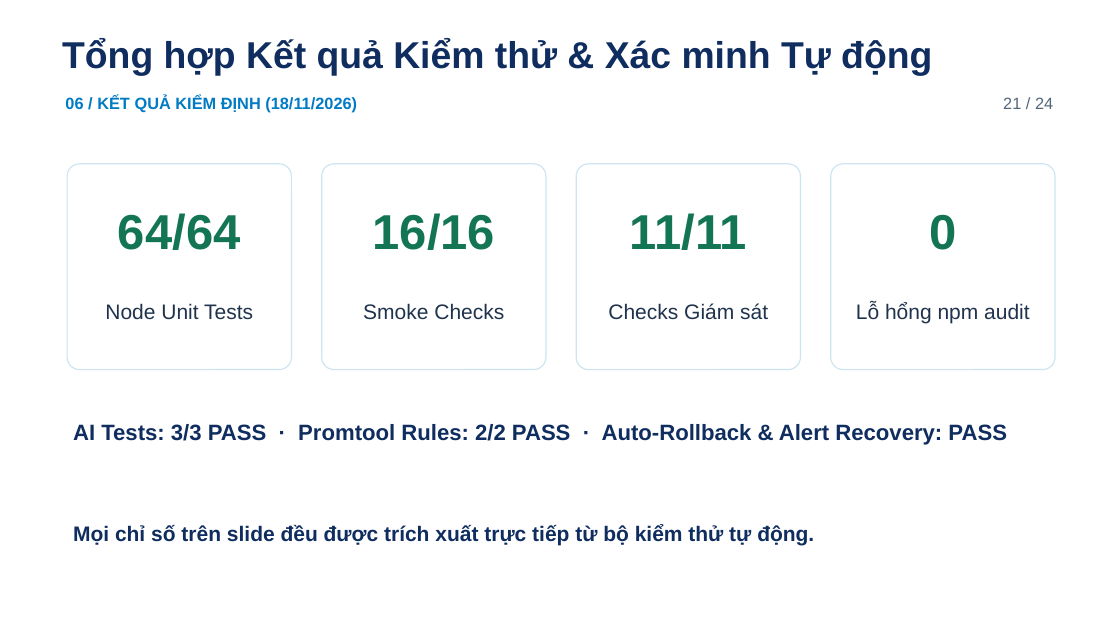
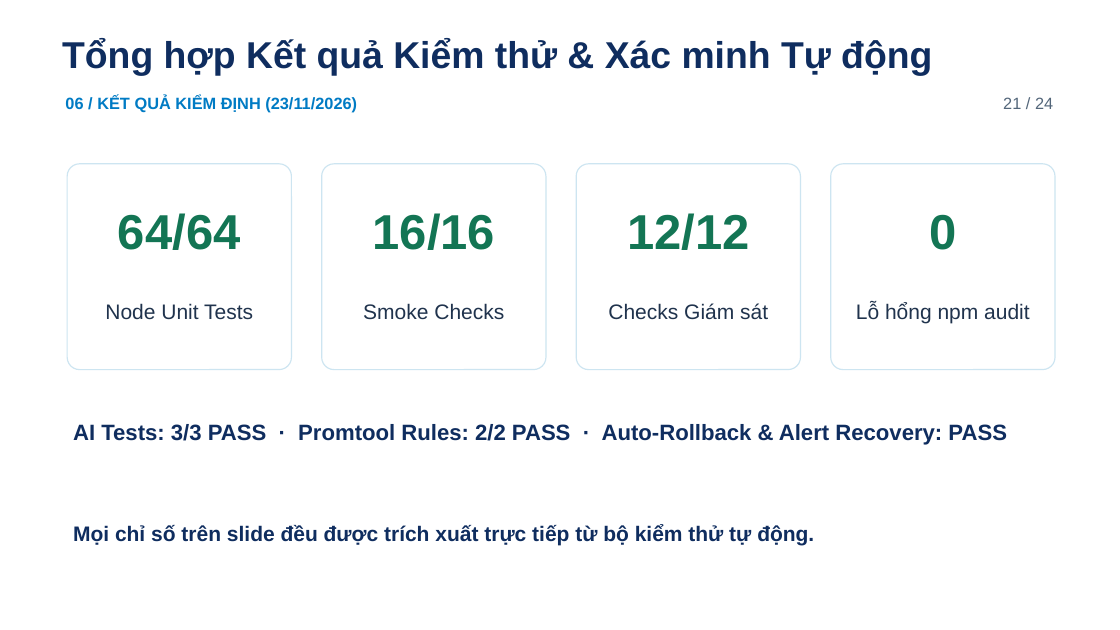
Before and after one commit to hieunofun/cong-nghe-phan-mem, a slide deck: slide 21 of JobLink_Final_Presentation.pptx. Drawn at 1120x630 pixels with LibreOffice and Linux fonts; fonts in the diff are those of the drawing; background and template pictures are left out. Boxes give left, top, right and bottom in pixels: in the first picture for what was removed or moved away, otherwise in the second. Text is boxed around its words. In the diff, an @@ line names an element or a change of style, - is before the commit and + after.

```diff
--- a/JobLink_Final_Presentation.pptx
+++ b/JobLink_Final_Presentation.pptx
@@ text at bbox=[65, 96, 357, 113]: text changed @@
-06 / KẾT QUẢ KIỂM ĐỊNH (18/11/2026)
+06 / KẾT QUẢ KIỂM ĐỊNH (23/11/2026)
@@ text at bbox=[627, 213, 750, 250]: text changed @@
-11/11
+12/12
```
Also in this commit, not shown: 11 other slides changed, 2 slides added, 2 slides removed, 3 other files.
